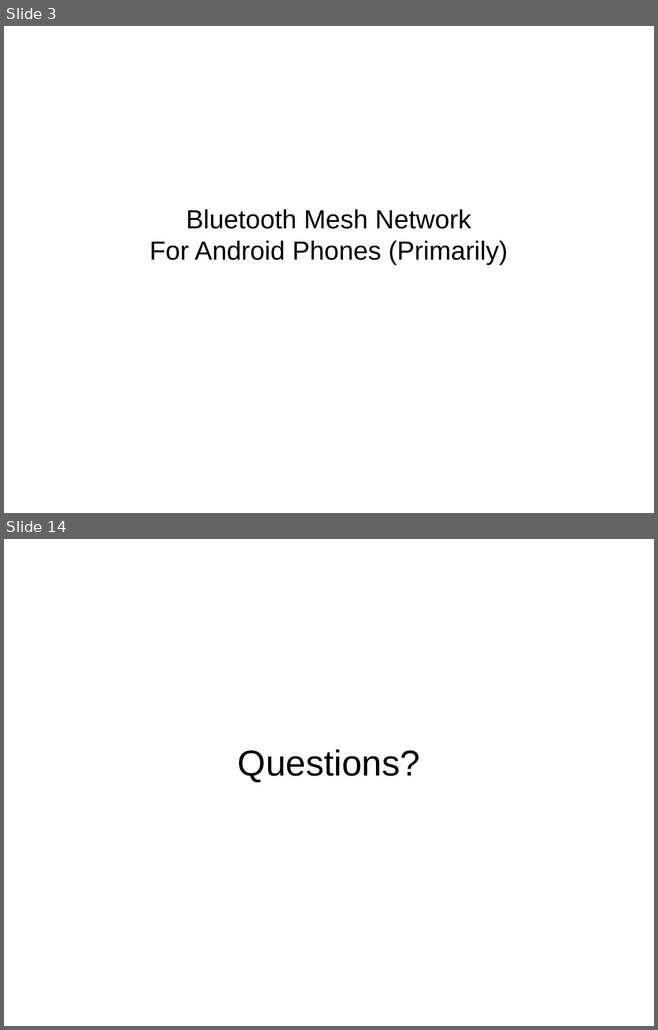
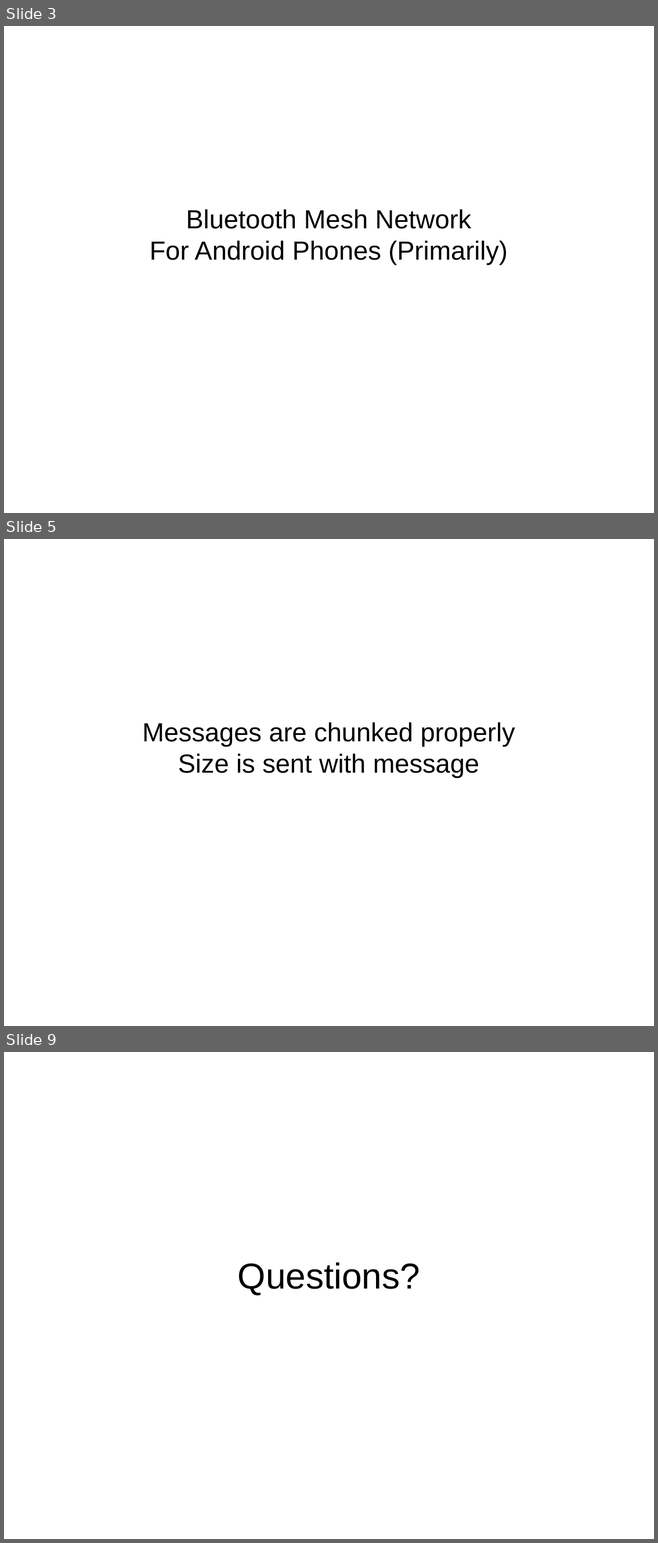
Before and after one commit to schnej7/Blue-Mesh, a slide deck: Presentations/RCOS_Presentation_2-5-2013.odp. Shown one above the other, each under a label of ours: slides 3 and 14 before the commit, slides 3, 5 and 9 after it; the slides between them are not shown. The pictures are 658x1030 and 658x1543 pixels, drawn with LibreOffice and Linux fonts; fonts in the diff are those of the drawing. Boxes give left, top, right and bottom in pixels: in the first picture for what was removed or moved away, otherwise in the second. Text is boxed around its words. In the diff, an @@ line names an element or a change of style, - is before the commit and + after.

```diff
--- a/Presentations/RCOS_Presentation_2-5-2013.odp
+++ b/Presentations/RCOS_Presentation_2-5-2013.odp
@@ slide 5 added at (4,539,654,1026), background #FFFFFF @@
@@ subtitle added at (142,722,515,778), 32 pt, text #000000 @@
+Messages are chunked properly
+Size is sent with message
@@ what was slide 14 is now slide 9 @@
```
Also in this commit, not shown: 4 other slides added, 10 slides removed.
